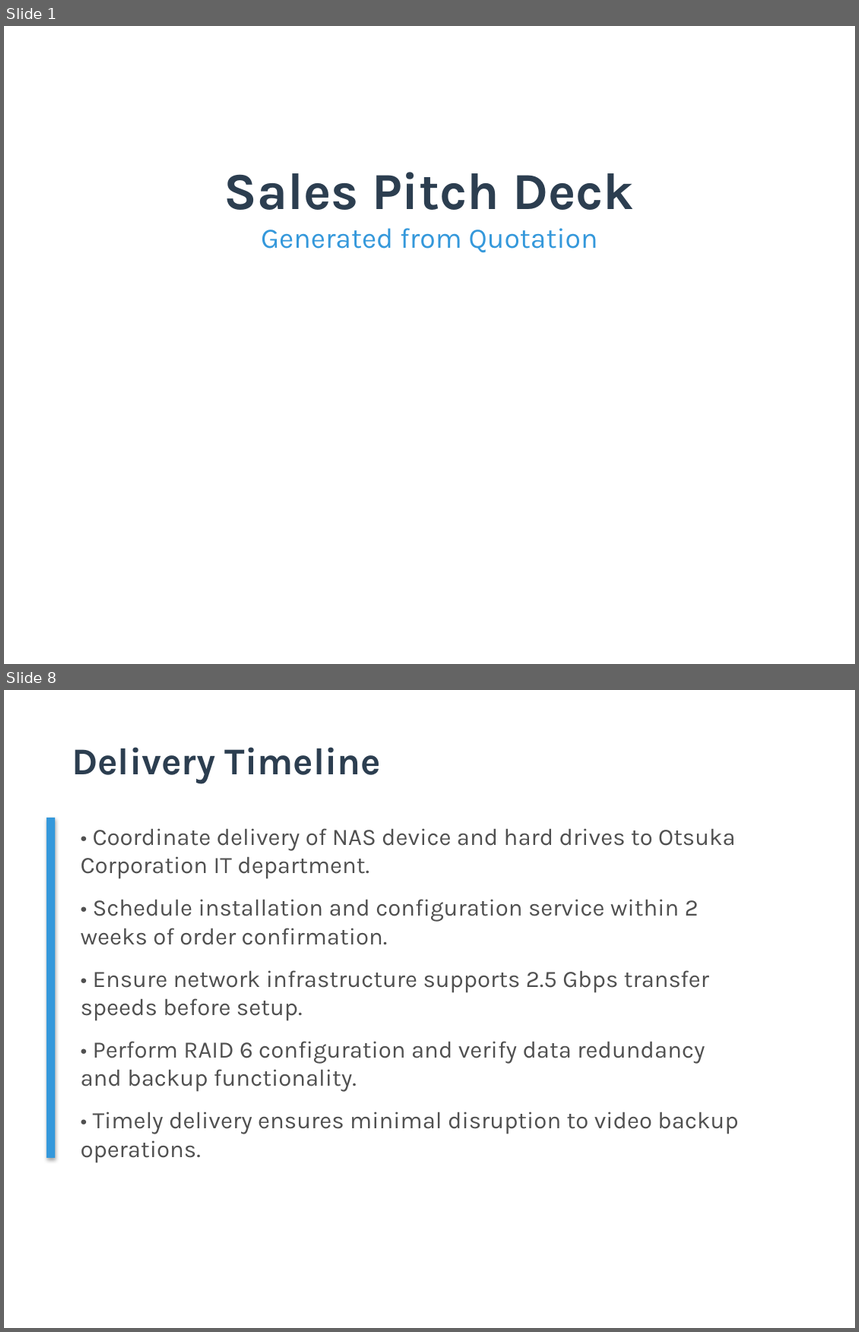
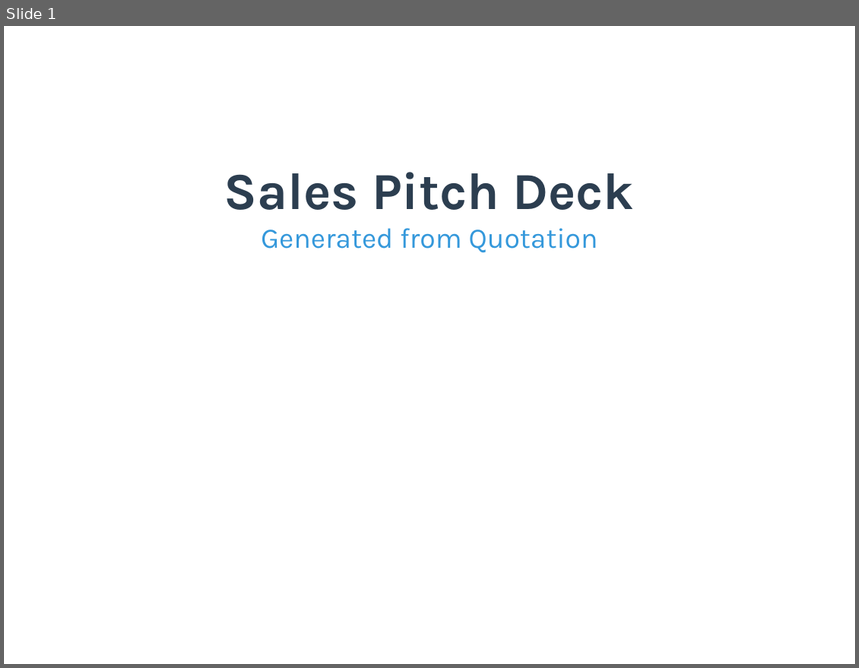
Before and after one commit to TejasGupta-27/b2b-sales-backend, a slide deck: Data/pitch_decks/pitch_deck_001.pptx. Shown one above the other, each under a label of ours: slides 1 and 8 before the commit, slide 1 after it; the slides between them are not shown. The pictures are 859x1332 and 859x668 pixels, drawn with LibreOffice and Linux fonts; fonts in the diff are those of the drawing; background and template pictures are left out. Boxes give left, top, right and bottom in pixels: in the first picture for what was removed or moved away, otherwise in the second. Text is boxed around its words. In the diff, an @@ line names an element or a change of style, - is before the commit and + after.

```diff
--- a/Data/pitch_decks/pitch_deck_001.pptx
+++ b/Data/pitch_decks/pitch_deck_001.pptx
@@ slide 8 removed at [4,690,855,1328], background #FFFFFF @@
@@ text removed at [72,747,381,783] @@
-Delivery Timeline
@@ rectangle removed at [47,818,55,1158] @@
@@ text removed at [81,828,738,1163] @@
-• Coordinate delivery of NAS device and hard drives to Otsuka Corporation IT department.
-• Schedule installation and configuration service within 2 weeks of order confirmation.
-• Ensure network infrastructure supports 2.5 Gbps transfer speeds before setup.
-• Perform RAID 6 configuration and verify data redundancy and backup functionality.
-• Timely delivery ensures minimal disruption to video backup operations.
```
Also in this commit, not shown: 1 slide changed, 8 slides added, 7 other slides removed, 31 other files.
